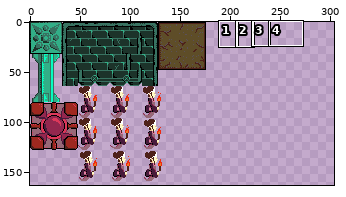
Edited in one commit: sprite sheet (assets/tileset.png). Above, an overview of the earlier version with the close-up marked.
Close-up. Before:
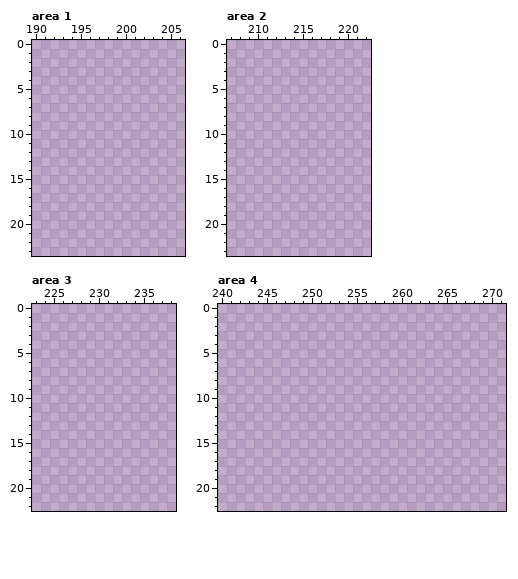
The file is 512x512 pixels. Colours within 5 levels of each other are drawn and written as one. Shown: area 1: x 190..206, y 0..23; area 2: x 207..222, y 0..23; area 3: x 223..238, y 0..22; area 4: x 240..271, y 0..22. The wide view leaves out empty margins. The commit also changed other parts of the picture, which this record leaves out.
And afterwards:
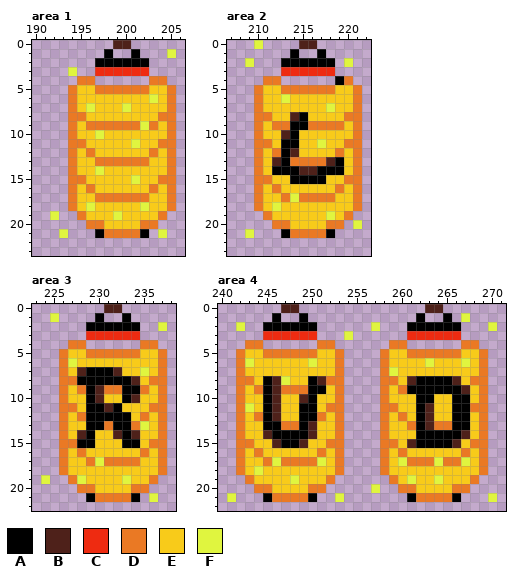
Palette (. is transparent): A #000000  B #4e211a  C #ee2b11  D #ea7924  E #f8cb1a  F #e0f53f
The exact change:
Changed rows in their new state; - is an unchanged pixel.
Area 1:
first column x 192:
 0 -------BB-----
 1 ------A--A---F
 2 -----AAAAAA---
 3 --F--CCCCCC---
 4 ---DD------DD-
 5 --DEEDDDDDDEED
 6 --DEEEEEEEEFED
 7 --DEFEEEFEEEED
 8 --DDEEEEEEEEDD
 9 --DEDDDDDDFDED
10 --DEEFEEEEEEED
11 --DDEEEEEFEEDD
12 --DEDEEEEEEDED
13 --DEEDDDDDDEED
14 --DEEFEEEEEEED
15 --DDEEEEEFEEDD
16 --DEDEEEEEEDED
17 --DEEDDDDDDEED
18 --DEFEEEEEFEED
19 F--DEEEFEEEED-
20 ----DDEEEEDD--
21 -F---ADDDDA-F-
Area 2:
first column x 209:
 0 -F----BB-----
 1 -----A--A----
 2 F---AAAAAA-F-
 3 ----CCCCCC---
 4 --DD------AD-
 5 -DEEDDDDDDEED
 6 -DEEFEEEEEEED
 7 -DEEEEEEEFEED
 8 -DDEEBAEEEEDD
 9 -DEDDAADDDDED
10 -DEEBAEEEEEED
11 -DDEAAEEFEEDD
12 -DEDABEEEEDED
13 -DEBADDDDBAED
14 -DEAAABBAAAED
15 -DDEEAAAAEEDD
16 -DEDEEEEEEDED
17 -DEEDFDDDDEED
18 -DEFEEEEEEEED
19 --DEEEEEEFED-
20 ---DDEEEEDD-F
21 F---ADDDDA---
Area 3:
first column x 224:
 0 -------BB-----
 1 -F----A--A----
 2 -----AAAAAA--F
 3 -----CCCCCC---
 4 ---DD------DD-
 5 --DEEDDDDDDEED
 6 --DFEEEEEEEEED
 7 --DEBAAABEEFED
 8 --DDAAAAAABEDD
 9 --DEDABDDAADED
10 --DEEABEEABEED
11 --DDEAABAEEEDD
12 --DEDAAAAAEDED
13 --DEEAADAADFED
14 --DEBAEEBABEED
15 --DDAAEEEAAEDD
16 --DEDEEEEEEDED
17 --DEEDFDDDDEED
18 --DEEEEEEEEEED
19 F--DFEEEEFEED-
20 ----DDEEEEDD--
21 -----ADDDDA-F-
Area 4:
first column x 241:
 0 ------BB--------------BB------
 1 -----A--A------------A--A-F---
 2 -F--AAAAAA------F---AAAAAA---F
 3 ----CCCCCC---F------CCCCCC----
 4 --DD------DD------DD------DD--
 5 -DEEDDDDDDEED----DEEDDDDDDEED-
 6 -DFEEEEEEFEED----DEEEEFEEEFED-
 7 -DEEEEEEEEEED----DFEEEEEEEEED-
 8 -DDEABFEEABDD----DDEBAAAABEDD-
 9 -DEDABDDDAAED----DEDAAAAAABED-
10 -DEEABEEBAEED----DEEEAAEEAAED-
11 -DFEABEEAAEDD----DDEEABEEAADD-
12 -DEDABEEAADED----DEDEABEEAAED-
13 -DEEAADDABEED----DEEDABDDAAED-
14 -DEEBAAAABEED----DEEEAAAAABED-
15 -DDEEBAABEEDD----DDEBAAAABEDD-
16 -DEDEEEEEEDED----DEDEEEEEEDED-
17 -DEEDFDDDDFED----DEFDDDFDDFED-
18 -DEFEEEEEEEED----DEEEEEEEEEED-
19 --DEEEEFEEED------DEFEEFEEED--
20 ---DDEEEEDD-----F--DDEEEEDD---
21 F---ADDDDA--F-------ADDDDA---F
Changed places in both close-ups, as pixel boxes (x1, y1, x2, y2):
added: (50, 40, 176, 238)
added: (245, 40, 362, 238)
added: (41, 304, 167, 502)
added: (227, 304, 497, 502)
